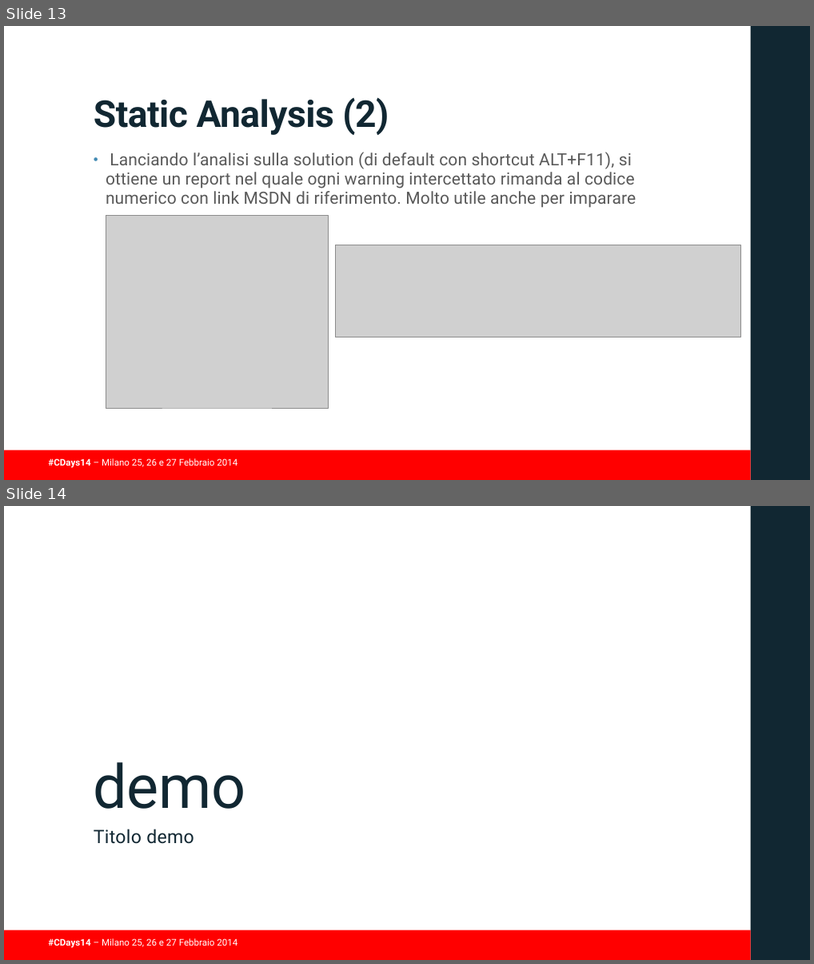
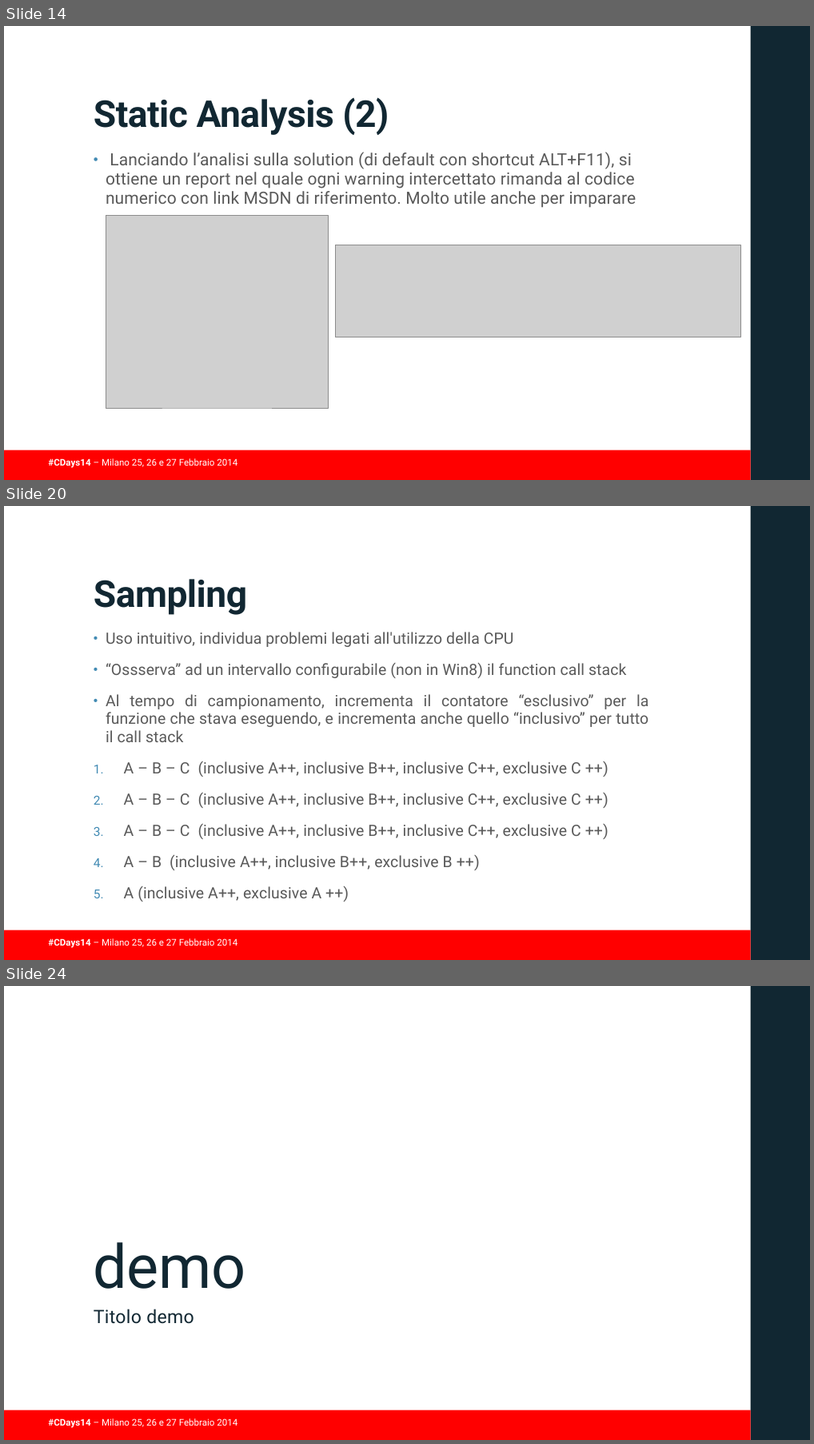
Before and after one commit to guidop/CDays14, a slide deck: presentazioneCDAYS2014.pptx. Shown one above the other, each under a label of ours: slides 13 and 14 before the commit, slides 14, 20 and 24 after it; the slides between them are not shown. The pictures are 814x964 and 814x1444 pixels, drawn with LibreOffice and Linux fonts; fonts in the diff are those of the drawing; grey boxes stand for pictures; background and template pictures are left out. Boxes give left, top, right and bottom in pixels: in the first picture for what was removed or moved away, otherwise in the second. Text is boxed around its words. In the diff, an @@ line names an element or a change of style, - is before the commit and + after.

```diff
--- a/presentazioneCDAYS2014.pptx
+++ b/presentazioneCDAYS2014.pptx
@@ slide 20 added at (4, 506, 810, 960), background #FFFFFF; not listed: 3 template elements that a slide beside it also shows @@
@@ title added at (94, 579, 247, 615), 44 pt, text #112732, bold @@
+Sampling
@@ text added at (106, 632, 649, 901), 18.5 pt, text #595959 @@
+• Uso intuitivo, individua problemi legati all'utilizzo della CPU
+• “Ossserva” ad un intervallo configurabile (non in Win8) il function call stack
+• Al tempo di campionamento, incrementa il contatore “esclusivo” per la funzione che stava eseguendo, e incrementa anche quello “inclusivo” per tutto il call stack
+1. A – B – C (inclusive A++, inclusive B++, inclusive C++, exclusive C ++)
+2. A – B – C (inclusive A++, inclusive B++, inclusive C++, exclusive C ++)
+3. A – B – C (inclusive A++, inclusive B++, inclusive C++, exclusive C ++)
+4. A – B (inclusive A++, inclusive B++, exclusive B ++)
+5. A (inclusive A++, exclusive A ++)
@@ what was slide 13 is now slide 14 @@
@@ what was slide 14 is now slide 24 @@
```
Also in this commit, not shown: 1 slide changed, 9 other slides added.
